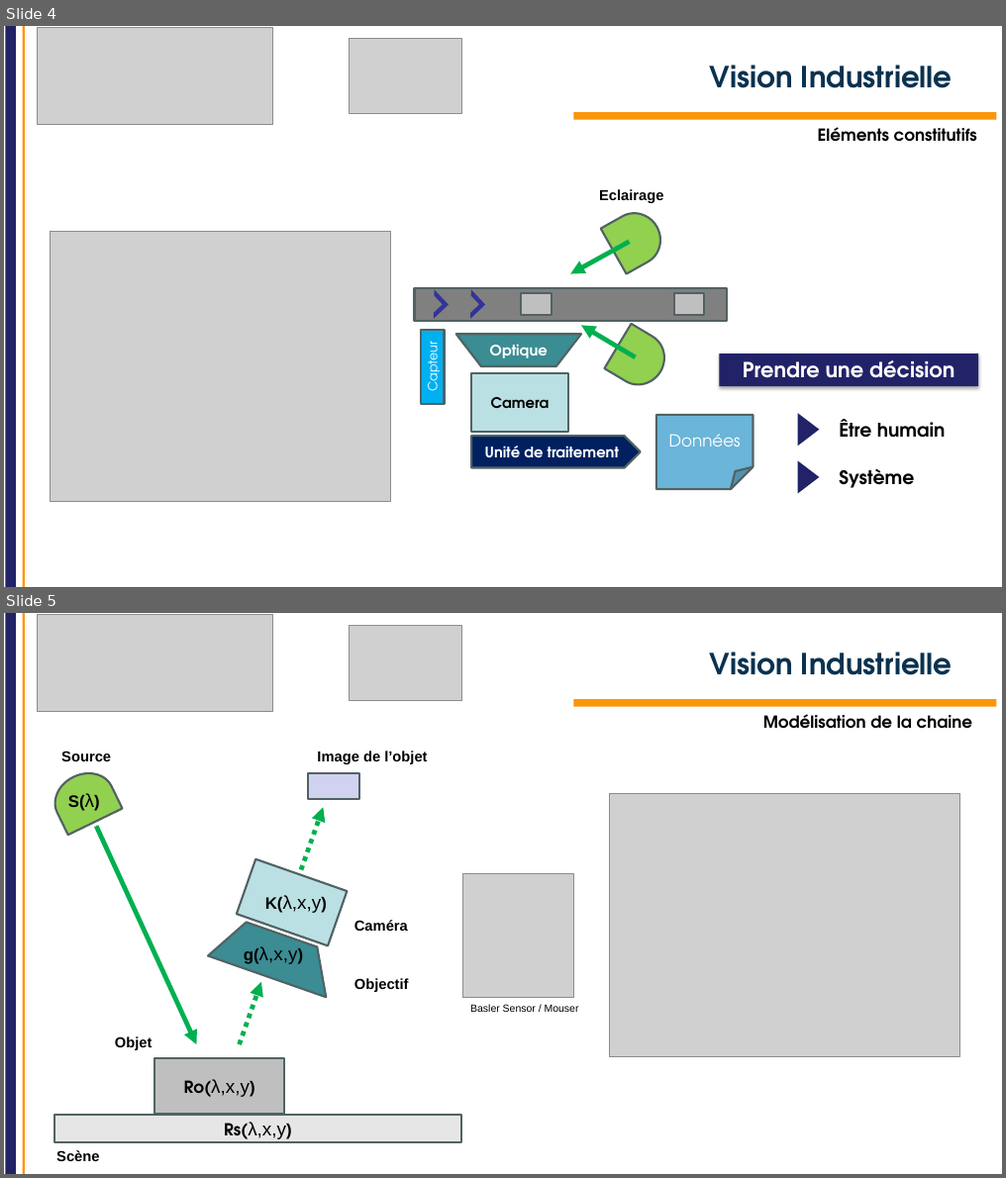
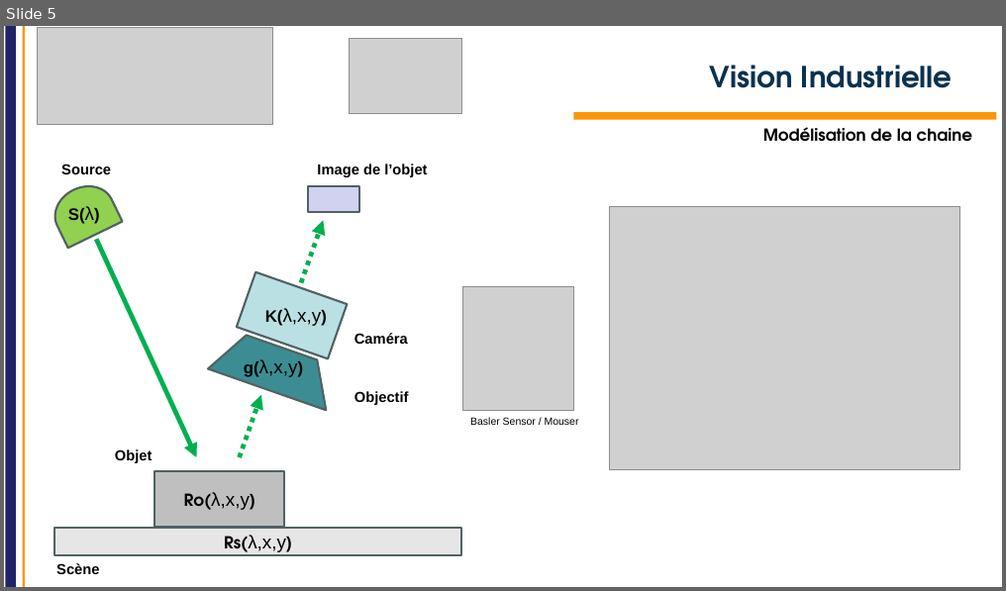
Before and after one commit to IOGS-Digital-Methods/semester-5, a slide deck: OptoElectronique/TD/2026/TD_VI/S5_OptoElectronique_TD_VI_2026.pptx. Shown one above the other, each under a label of ours: slides 4 and 5 before the commit, slide 5 after it. The pictures are 1006x1178 and 1006x591 pixels, drawn with LibreOffice and Linux fonts; fonts in the diff are those of the drawing; grey boxes stand for pictures; background and template pictures are left out. Boxes give left, top, right and bottom in pixels: in the first picture for what was removed or moved away, otherwise in the second. Text is boxed around its words. In the diff, an @@ line names an element or a change of style, - is before the commit and + after.

Commit message:
Update Opto / Machine Vision introduction

```diff
--- a/OptoElectronique/TD/2026/TD_VI/S5_OptoElectronique_TD_VI_2026.pptx
+++ b/OptoElectronique/TD/2026/TD_VI/S5_OptoElectronique_TD_VI_2026.pptx
@@ slide 4 removed at (x1=4, y1=26, x2=1002, y2=587), background #FFFFFF; not listed: 2 template elements that a slide beside it also shows @@
@@ picture removed at (x1=38, y1=28, x2=273, y2=124) @@
@@ picture removed at (x1=349, y1=38, x2=461, y2=113) @@
@@ title removed at (x1=710, y1=65, x2=952, y2=88) @@
-Vision Industrielle
@@ rectangle removed at (x1=573, y1=112, x2=997, y2=120) @@
@@ text removed at (x1=818, y1=127, x2=977, y2=142) @@
-Eléments constitutifs
@@ text removed at (x1=599, y1=189, x2=663, y2=203) @@
-Eclairage
@@ picture removed at (x1=51, y1=231, x2=391, y2=502) @@
@@ flow chart delay removed at (x1=601, y1=204, x2=669, y2=274) @@
@@ arrow removed from (629, 242) to (570, 274) @@
@@ rectangle removed at (x1=414, y1=288, x2=727, y2=320) @@
@@ half frame removed at (x1=419, y1=289, x2=449, y2=319) @@
@@ half frame removed at (x1=456, y1=289, x2=486, y2=319) @@
@@ text removed at (x1=497, y1=285, x2=528, y2=300) @@
-AOP
@@ rectangle removed at (x1=521, y1=293, x2=551, y2=315) @@
@@ rectangle removed at (x1=674, y1=293, x2=705, y2=315) @@
@@ rectangle removed at (x1=421, y1=330, x2=445, y2=404) @@
-Capteur
@@ flow chart manual operation removed at (x1=456, y1=335, x2=581, y2=367) @@
-Optique
@@ arrow removed from (635, 358) to (581, 325) @@
@@ flow chart delay removed at (x1=604, y1=324, x2=673, y2=394) @@
@@ rectangle removed at (x1=471, y1=374, x2=567, y2=433) @@
-Camera
@@ rectangle removed at (x1=719, y1=354, x2=978, y2=386) @@
-Prendre une décision
@@ pentagon arrow removed at (x1=471, y1=436, x2=641, y2=469) @@
-Unité de traitement
@@ folded corner removed at (x1=656, y1=415, x2=753, y2=489) @@
-Données
@@ triangle removed at (x1=798, y1=413, x2=820, y2=447) @@
@@ text removed at (x1=839, y1=419, x2=945, y2=438) @@
-Être humain
@@ triangle removed at (x1=798, y1=462, x2=820, y2=494) @@
@@ text removed at (x1=839, y1=469, x2=914, y2=488) @@
-Système
```
Also in this commit, not shown: 1 slide changed, 1 slide added, 1 other file.
